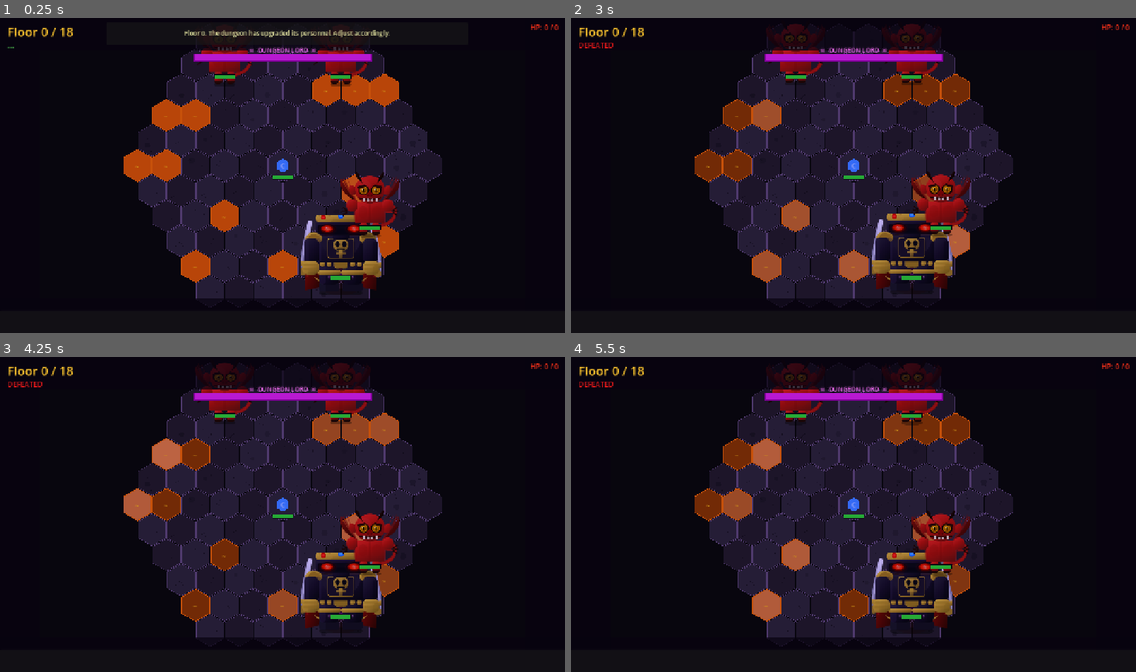
Above: before the commit, frames 1-4 (two rows, left to right).
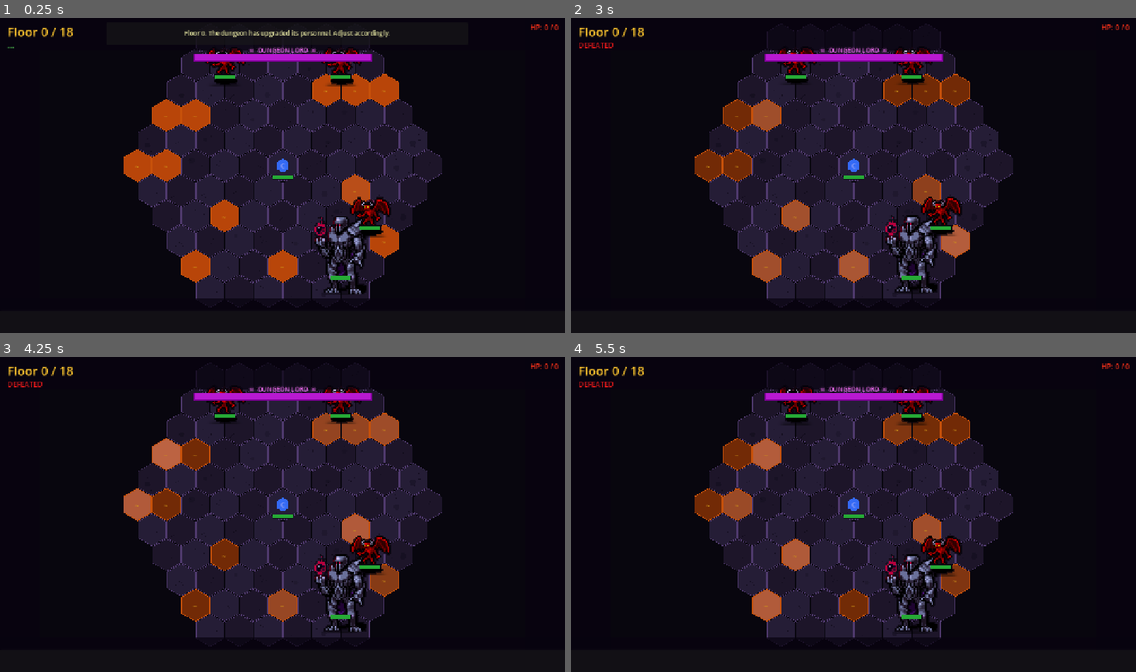
Above: after the commit, the same moments.

Repository: ColdTie/Descent
Game: Godot game, scene res://scenes/BattleScene.tscn
The game is run twice, just before and just after one commit, with the same random seed, the same clock (stepped at 60 frames per second) and the same inputs. This scene is started directly instead of the project's main scene.
Inputs (mouse positions are in pixels of both pictures, inside the frame that each line leads up to):
- Up to frame 1 (0.25 s): no input
- Up to frame 2 (3 s): move the mouse to (706, 166) at 0.52 s; click (706, 166) at 0.67 s; move the mouse to (723, 191) at 1.27 s; click (723, 191) at 1.42 s; move the mouse to (734, 216) at 2.02 s; click (734, 216) at 2.17 s; move the mouse to (751, 241) at 2.77 s; click (751, 241) at 2.92 s
- Up to frame 3 (4.25 s): move the mouse to (197, 605) at 3.52 s; click (197, 605) at 3.67 s
- Up to frame 4 (5.5 s): move the mouse to (780, 631) at 4.27 s; click (780, 631) at 4.42 s; move the mouse to (723, 479) at 5.02 s; click (723, 479) at 5.17 s

The runs differ from the first frame. In frame 1, 4.2% of the frame differs, in the area x 35-71%, y 8-88%; in frame 2, 4.7%; in frame 3, 4.7%, in the area x 34-71%, y 1-88%; in frame 4, 4.7%.

Commit message:
Visual overhaul: DCSS pixel art sprites, ability VFX system, NEAREST filter
- Replace all character sprites with DCSS CC0 pixel art (gen_sprites_v6.py):
  crispy 32->128px 4x NEAREST-scaled pixel art from Dungeon Crawl Stone Soup.
  Affects all 12 battle sprites + 3 class portraits.
- New tools/gen_effects.py: 10 pixel-art ability VFX (64x64 RGBA PNG):
  fx_fireball, fx_frost, fx_impact, fx_backstab, fx_power_strike,
  fx_heal, fx_poison, fx_vanish, fx_taunt, fx_lava_heat
- BattleScene.gd: switch sprite texture_filter to NEAREST (correct for
  pixel art); add _load_effect_textures() + _play_ability_effect() VFX
  system; hook effects into all hero ability uses, frost nova per target,
  lava heat, and enemy attacks via action_taken signal
- deploy.yml: remove cairosvg dep, run gen_sprites_v6.py + gen_effects.py
- shield_bash also wired to fx_impact for the new ability from Run 12

https://claude.ai/code/session_01D3G7nitZ3UWoLwEoeSKcJT

Diff:
--- a/scenes/BattleScene.gd
+++ b/scenes/BattleScene.gd
@@ -40,6 +40,9 @@
 # Ability charge tracking: ability_id -> Ability object
 var _hero_ability_objs: Dictionary = {}
 
+# VFX: preloaded effect textures keyed by ability_id
+var _effect_textures: Dictionary = {}
+
 var _selected_ability: String = "basic_attack"
 var _player_turn: bool = false
 var _battle_rng: RandomNumberGenerator
@@ -62,6 +65,7 @@
 	_setup_floor_theme()
 	SystemVoice.line_spoken.connect(_on_system_line)
 	_build_encounter()
+	_load_effect_textures()
 	_draw_cave_background()
 	_draw_hex_grid()
 	_draw_stalagmites()
@@ -169,6 +173,47 @@
 	_engine.status_ticked.connect(_on_status_ticked)
 	_engine.hero_moved.connect(_on_hero_moved)
 	_engine.setup(_all_combatants)
+
+## ─── Effect VFX ───────────────────────────────────────────────────────────────
+
+func _load_effect_textures() -> void:
+	var fx_map: Dictionary = {
+		"basic_attack":   "res://assets/effects/fx_impact.png",
+		"power_strike":   "res://assets/effects/fx_power_strike.png",
+		"backstab":       "res://assets/effects/fx_backstab.png",
+		"fireball":       "res://assets/effects/fx_fireball.png",
+		"frost_nova":     "res://assets/effects/fx_frost.png",
+		"taunt":          "res://assets/effects/fx_taunt.png",
+		"vanish":         "res://assets/effects/fx_vanish.png",
+		"shield_bash":    "res://assets/effects/fx_impact.png",
+		"lava_heat":      "res://assets/effects/fx_lava_heat.png",
+		"enemy_claw":     "res://assets/effects/fx_impact.png",
+		"enemy_bite":     "res://assets/effects/fx_backstab.png",
+		"enemy_fireball": "res://assets/effects/fx_fireball.png",
+	}
+	for id: String in fx_map:
+		var path: String = fx_map[id]
+		if ResourceLoader.exists(path):
+			_effect_textures[id] = load(path) as Texture2D
+
+func _play_ability_effect(hex: Vector2i, ability_id: String) -> void:
+	var tex: Texture2D = _effect_textures.get(ability_id, _effect_textures.get("basic_attack"))
+	if tex == null:
+		return
+	var pixel_pos: Vector2 = HexGrid.hex_to_pixel(hex, HEX_SIZE)
+	var fx := Sprite2D.new()
+	fx.texture        = tex
+	fx.texture_filter = CanvasItem.TEXTURE_FILTER_NEAREST
+	fx.position       = pixel_pos + Vector2(0.0, -20.0)
+	fx.scale          = Vector2(0.5, 0.5)
+	fx.z_index        = 20
+	_entity_layer.add_child(fx)
+	var tw: Tween = create_tween()
+	tw.tween_property(fx, "scale", Vector2(1.6, 1.6), 0.42) \
+		.set_ease(Tween.EASE_OUT).set_trans(Tween.TRANS_BACK)
+	tw.parallel().tween_property(fx, "modulate:a", 0.0, 0.42) \
+		.set_ease(Tween.EASE_IN)
+	tw.tween_callback(fx.queue_free)
 
 ## ─── Idle Animation ───────────────────────────────────────────────────────────
 
@@ -403,7 +448,7 @@
 		var sprite_scale: float = 0.95 if is_boss else 0.78
 		sprite.scale = Vector2(sprite_scale, sprite_scale)
 		sprite.position = Vector2(0.0, -24.0)
-		sprite.texture_filter = CanvasItem.TEXTURE_FILTER_LINEAR_WITH_MIPMAPS
+		sprite.texture_filter = CanvasItem.TEXTURE_FILTER_NEAREST
 		root.add_child(sprite)
 
 		# Idle breathing bob (enemies bounce a bit faster than hero)
@@ -692,6 +737,7 @@
 		return
 	var heat_dmg: int = 3 + (lava_adj - 1) * 3
 	var actual: int = _engine.apply_environment_damage(c, heat_dmg)
+	_play_ability_effect(c.position, "lava_heat")
 	_show_damage_number(c, actual, LAVA_HEAT_CLR)
 	_update_hp_bar(c)
 	if c.faction == Combatant.Faction.HERO:
@@ -776,6 +822,7 @@
 	var abl_data: Dictionary = Abilities.get_ability(_selected_ability)
 	_player_turn = false
 	_clear_highlights()
+	_play_ability_effect(target.position, _selected_ability)
 	_engine.perform_attack(_hero, target, _selected_ability)
 	match _selected_ability:
 		"backstab":    SystemVoice.speak("ability_backstab")
@@ -844,11 +891,13 @@
 
 	if _selected_ability == "frost_nova":
 		aoe_radius = 1
+		_play_ability_effect(_hero.position, "frost_nova")
 		# Apply frozen status to all enemies in range 1 of hero (not center_hex)
 		var frozen_count: int = 0
 		for e: Combatant in _enemies:
 			if e.is_alive() and HexGrid.is_in_range(_hero.position, e.position, 1):
 				e.apply_status(StatusEffect.frozen(2))
+				_play_ability_effect(e.position, "frost_nova")
 				frozen_count += 1
 		if frozen_count > 0:
 			SystemVoice.speak_direct(SystemVoice.pick("ability_frost_hit") % frozen_count)
@@ -857,6 +906,7 @@
 			SystemVoice.speak("ability_frost_miss")
 	else:
 		# Damage AOE (fireball etc.)
+		_play_ability_effect(center_hex, _selected_ability)
 		var disk_hexes: Array[Vector2i] = HexGrid.disk(center_hex, aoe_radius)
 		var targets: Array[Combatant] = []
 		for e: Combatant in _enemies:
@@ -897,10 +947,12 @@
 			var dur: int = abl.get("fortified_duration", 3)
 			_hero.apply_status(StatusEffect.fortified(dur, armor_bonus))
 			SystemVoice.speak("ability_taunt")
+			_play_ability_effect(_hero.position, "taunt")
 			_flash_hex_area(_hero.position, 0, SELF_CLR)
 		"vanish":
 			_hero.apply_status(StatusEffect.vanished(3.0))
 			SystemVoice.speak("ability_vanish")
+			_play_ability_effect(_hero.position, "vanish")
 			# Visual: briefly dim hero node
 			var hnode: Node2D = _entity_nodes.get(_hero.id)
 			if hnode != null:
@@ -1030,7 +1082,10 @@
 
 ## ─── Engine Signal Handlers ───────────────────────────────────────────────────
 
-func _on_action_taken(attacker: Combatant, target: Combatant, damage: int, _ability_id: String) -> void:
+func _on_action_taken(attacker: Combatant, target: Combatant, damage: int, ability_id: String) -> void:
+	# Show hit effect at target for enemy attacks (hero attacks fire at the call site)
+	if attacker.faction == Combatant.Faction.ENEMY:
+		_play_ability_effect(target.position, ability_id)
 	_show_damage_number(target, damage)
 	_hit_flash(target)
 	_update_hp_bar(target)
--- a/scenes/ClassSelect.gd
+++ b/scenes/ClassSelect.gd
@@ -92,7 +92,7 @@
 		portrait.texture       = portrait_tex
 		portrait.stretch_mode  = TextureRect.STRETCH_KEEP_ASPECT_CENTERED
 		portrait.expand_mode   = TextureRect.EXPAND_IGNORE_SIZE
-		portrait.texture_filter = CanvasItem.TEXTURE_FILTER_LINEAR_WITH_MIPMAPS
+		portrait.texture_filter = CanvasItem.TEXTURE_FILTER_NEAREST
 		vbox.add_child(portrait)
 	else:
 		var swatch := ColorRect.new()
Binary file added: assets/effects/fx_backstab.png
Binary file added: assets/effects/fx_fireball.png
Binary file added: assets/effects/fx_frost.png
Binary file added: assets/effects/fx_heal.png
Binary file added: assets/effects/fx_impact.png
Binary file added: assets/effects/fx_lava_heat.png
Binary file added: assets/effects/fx_poison.png
Binary file added: assets/effects/fx_power_strike.png
Binary file added: assets/effects/fx_taunt.png
Binary file added: assets/effects/fx_vanish.png
Binary file changed: assets/portraits/arcanist.png
Binary file changed: assets/portraits/brawler.png
(and 15 more such lines)
